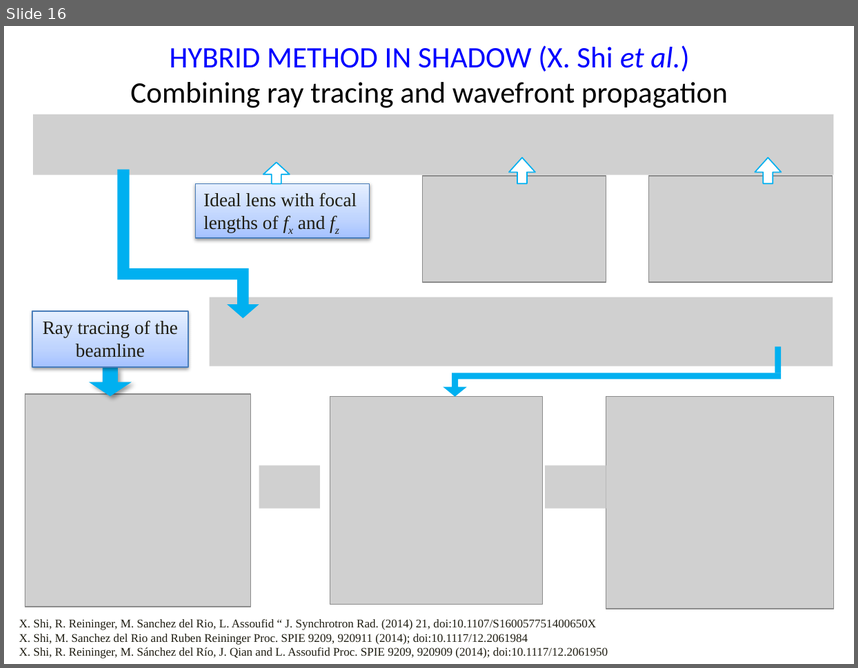
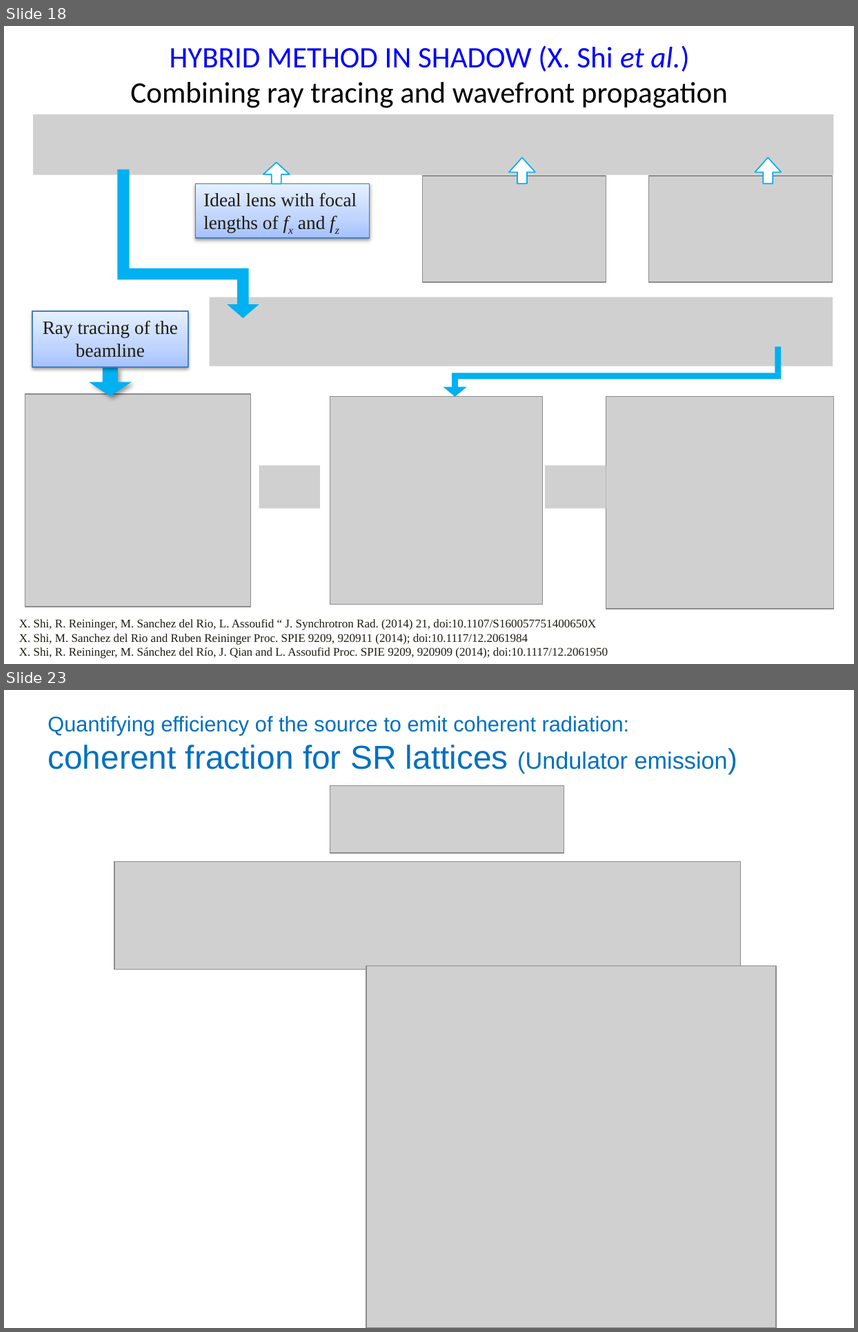
Before and after one commit to oasys-kit/oasys_school, a slide deck: slides/synchrotron_radiation_formulas.pptx. Shown one above the other, each under a label of ours: slide 16 before the commit, slides 18 and 23 after it; the slides between them are not shown. The pictures are 858x668 and 858x1332 pixels, drawn with LibreOffice and Linux fonts; fonts in the diff are those of the drawing; grey boxes stand for pictures. Boxes give left, top, right and bottom in pixels: in the first picture for what was removed or moved away, otherwise in the second. Text is boxed around its words. In the diff, an @@ line names an element or a change of style, - is before the commit and + after.

```diff
--- a/slides/synchrotron_radiation_formulas.pptx
+++ b/slides/synchrotron_radiation_formulas.pptx
@@ slide 23 added at bbox=[4, 690, 854, 1328], background #FFFFFF @@
@@ text added at bbox=[47, 716, 728, 773], 18 pt, text #0070C0 @@
+Quantifying efficiency of the source to emit coherent radiation:
+coherent fraction for SR lattices (Undulator emission)
@@ picture added at bbox=[330, 785, 564, 852] @@
@@ picture added at bbox=[114, 862, 741, 969] @@
@@ picture added at bbox=[366, 966, 776, 1328] @@
@@ what was slide 16 is now slide 18 @@
```
Also in this commit, not shown: 1 slide changed, 7 other slides added, 1 slide removed, 2 other files.
